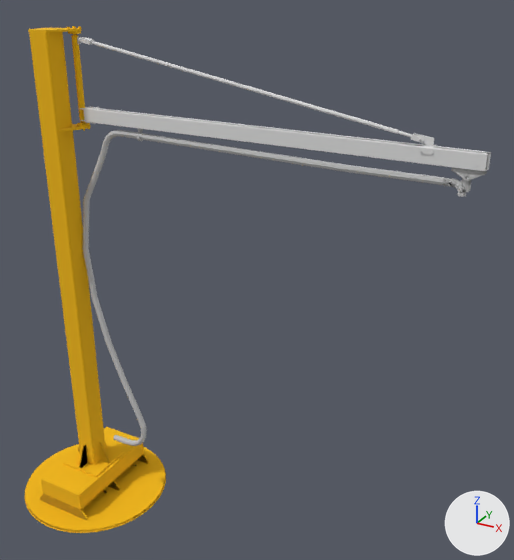
Renders of the FBX model models/aardwolf_all_part_Mobile Over Braced Jib Crane-One Arm@p1_-113_-111_0@p2_3067_-111_3378.fbx from each side of a commit.
Camera for both pictures: a 50 mm camera at (3.95, -4.05, 4.51) aimed at (1.55, 0.3, 2.33). Every picture has the same lights, and +X, +Y and +Z are marked at lower right. The older version comes first. Where no turn or scale is listed for an object, it has been applied to the vertices.

In view in the first picture: 'aardwolf_all_part_obj164', 'aardwolf_all_part_obj180', 'aardwolf_all_part_obj181', 'aardwolf_all_part_obj182', 'aardwolf_all_part_obj183', 'metal004'.
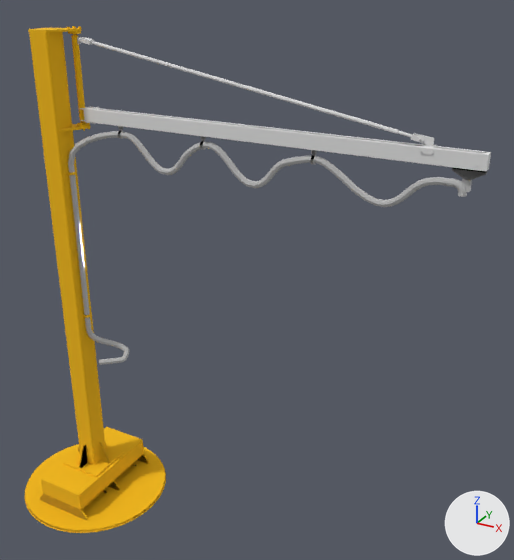
The newer file is also rescaled (x25.4), turned or shifted as a whole; pictures and numbers use the older file's frame.

Boxes [x1, y1, x2, y2] around the edits, measured in the pictures (514 x 560 px):
```json
{"object": "aardwolf_all_part_obj180", "change": "deleted", "before": [82, 130, 444, 446]}
{"object": "Shape114", "change": "added", "after": [121, 131, 444, 207]}
{"object": "Shape115", "change": "added", "after": [68, 131, 129, 365]}
{"object": "aardwolf_all_part_obj284", "change": "added", "after": [118, 126, 487, 197], "faces in mat_empty_material (grey #bcbcbc)": [118, 126, 487, 181], "faces in mat_empty_material_001 (grey #bcbcbc)": [443, 178, 472, 197]}
{"object": "metal004", "change": "deleted", "before": [137, 128, 487, 197], "faces in mat_empty_material (grey #bcbcbc)": [137, 128, 487, 197]}
{"object": "aardwolf_all_part_obj317", "change": "added", "after": [66, 171, 91, 318]}
```

Edits to the scene script, one JSON object a line:
```json
{"op": "add", "block": "mat_material__12_001", "code": ["mat_material__12_001 = principled_material('Material #12.001')", "mat_material__12_001.base_color = (0.906, 0.49, 0.0)  # yellow #f4ba00", "mat_material__12_001.roughness = 1.0"]}
{"op": "add", "block": "me_mesh_007", "code": ["me_mesh_007 = bpy.data.meshes.new('Mesh.007')", "me_mesh_007.from_pydata(...)  # 52 vertices, 96 faces; spans x 0.0..0.052, y -0.042..0.042, z -2.433..-1.182", "me_mesh_007.materials.append(mat_material__12_001)  # yellow #f4ba00"]}
{"op": "add", "block": "me_mesh_006", "code": ["me_mesh_006 = bpy.data.meshes.new('Mesh.006')", "me_mesh_006.from_pydata(...)  # 192 vertices, 380 faces; spans x -0.29..0.14, y -0.11..0.14, z -0.85..1.18", "# faces by material slot: [374, 6]", "me_mesh_006.materials.append(mat_empty_material)  # grey #bcbcbc", "me_mesh_006.materials.append(mat_empty_material_001)  # grey #bcbcbc"]}
{"op": "add", "block": "me_mesh_005_1", "code": ["me_mesh_005_1 = bpy.data.meshes.new('Mesh.005')", "me_mesh_005_1.from_pydata(...)  # 1437 vertices, 2554 faces; spans x -1.52..1.2, y -0.03..0.03, z 0.15..0.36", "# faces by material slot: [2108, 432, 14]", "me_mesh_005_1.materials.append(mat_empty_material)  # grey #bcbcbc", "me_mesh_005_1.materials.append(mat_empty_material_001)  # grey #bcbcbc", "me_mesh_005_1.materials.append(mat_material__14)  # light grey #c0c0c0"]}
{"op": "add", "block": "me_mesh_004_1", "code": ["me_mesh_004_1 = bpy.data.meshes.new('Mesh.004')", "me_mesh_004_1.from_pydata(...)  # 448 vertices, 892 faces; spans x -1.27..1.17, y -0.02..0.02, z 0.0..0.28", "# faces by material slot: [886, 6]", "me_mesh_004_1.materials.append(mat_empty_material)  # grey #bcbcbc", "me_mesh_004_1.materials.append(mat_empty_material_001)  # grey #bcbcbc"]}
{"op": "remove", "block": "ob_aardwolf_all_part_obj180", "code": ["ob_aardwolf_all_part_obj180 = bpy.data.objects.new('aardwolf_all_part_obj180', me_mesh_002)", "ob_aardwolf_all_part_obj180.location = (-0.2, -0.001, 0.302)"]}
{"op": "remove", "block": "ob_metal004", "code": ["ob_metal004 = bpy.data.objects.new('metal004', me_mesh_001)", "ob_metal004.location = (1.895, 0.139, 3.463)"]}
{"op": "add", "block": "ob_aardwolf_all_part_obj317", "code": ["ob_aardwolf_all_part_obj317 = bpy.data.objects.new('aardwolf_all_part_obj317', me_mesh_007)", "ob_aardwolf_all_part_obj317.location = (0.064, -0.004, 4.238)"]}
{"op": "add", "block": "ob_shape115", "code": ["ob_shape115 = bpy.data.objects.new('Shape115', me_mesh_006)", "ob_shape115.location = (0.353, 0.085, 2.201)"]}
{"op": "add", "block": "ob_aardwolf_all_part_obj284", "code": ["ob_aardwolf_all_part_obj284 = bpy.data.objects.new('aardwolf_all_part_obj284', me_mesh_005_1)", "ob_aardwolf_all_part_obj284.location = (1.968, 0.137, 3.107)"]}
{"op": "add", "block": "ob_shape114", "code": ["ob_shape114 = bpy.data.objects.new('Shape114', me_mesh_004_1)", "ob_shape114.location = (1.759, 0.139, 3.107)"]}
```
